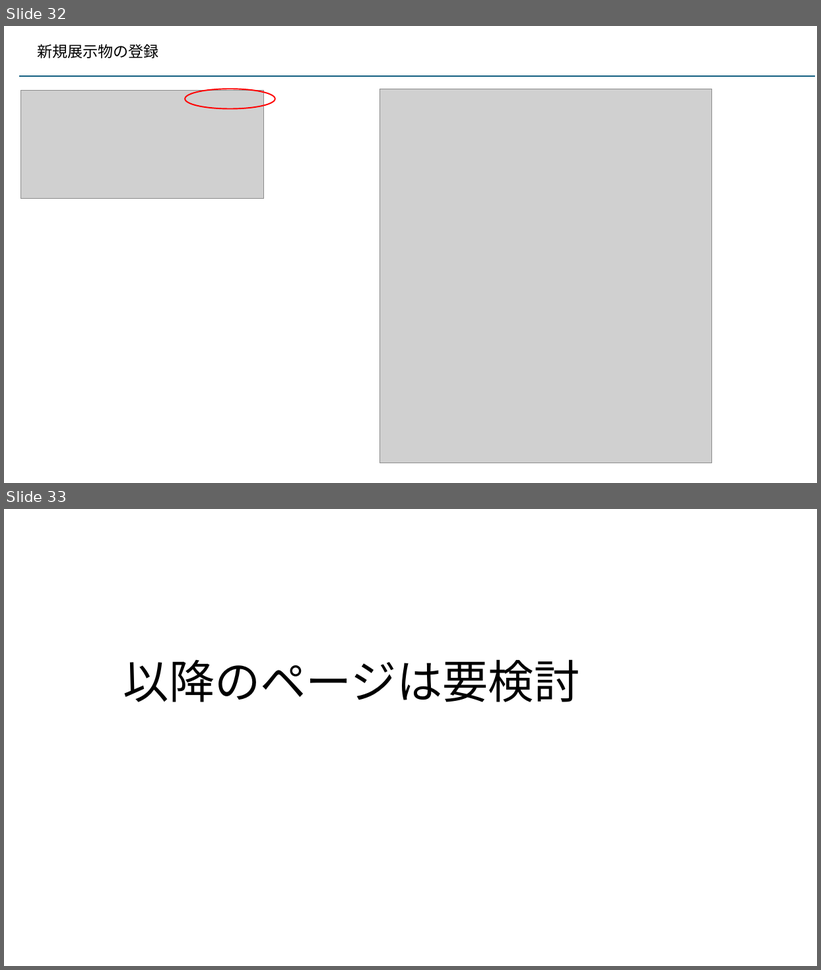
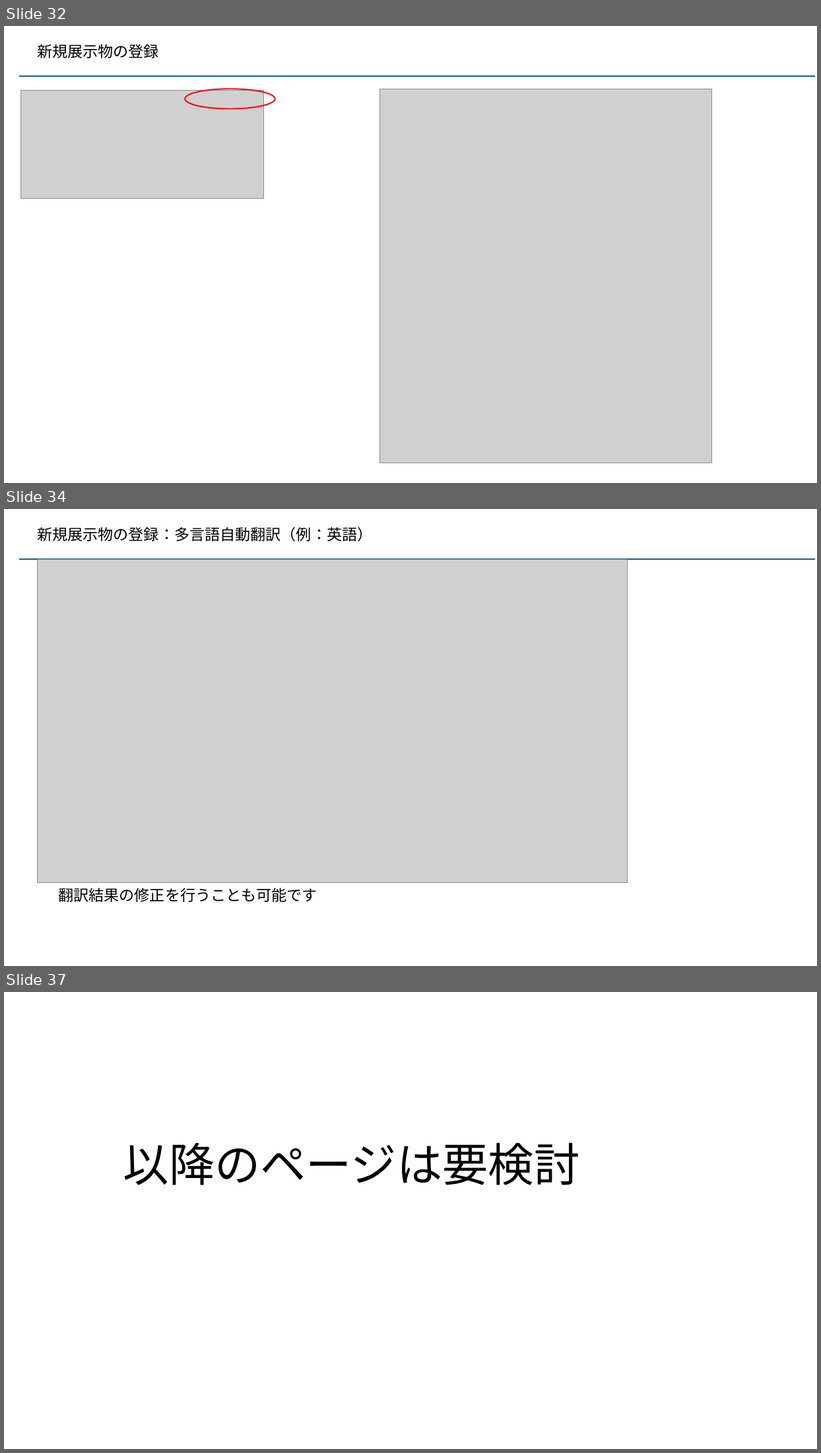
Before and after one commit to kaze-lab/museum_app_proj, a slide deck: 展示物アプリ仕様.pptx. Shown one above the other, each under a label of ours: slides 32 and 33 before the commit, slides 32, 34 and 37 after it; the slides between them are not shown. The pictures are 821x970 and 821x1453 pixels, drawn with LibreOffice and Linux fonts; fonts in the diff are those of the drawing; grey boxes stand for pictures. Boxes give left, top, right and bottom in pixels: in the first picture for what was removed or moved away, otherwise in the second. Text is boxed around its words. In the diff, an @@ line names an element or a change of style, - is before the commit and + after.

Commit message:
展示物削除用のゴミ箱設置前

```diff
--- a/展示物アプリ仕様.pptx
+++ b/展示物アプリ仕様.pptx
@@ slide 34 added at [4, 509, 817, 966], background #FFFFFF @@
@@ text added at [37, 527, 372, 541], 18 pt, text #000000 @@
+新規展示物の登録：多言語自動翻訳（例：英語）
@@ line added from (19, 560) to (815, 560), #156082 1.5 pt @@
@@ picture added at [38, 560, 628, 883] @@
@@ text added at [58, 888, 318, 902], 18 pt, text #000000 @@
+翻訳結果の修正を行うことも可能です
@@ what was slide 33 is now slide 37 @@
```
Also in this commit, not shown: 3 other slides added, 1 other file.
